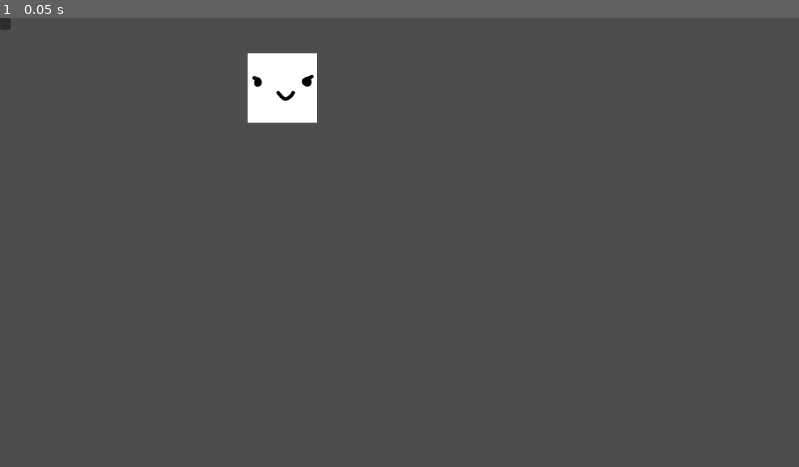
Above: before the commit, frame 1.
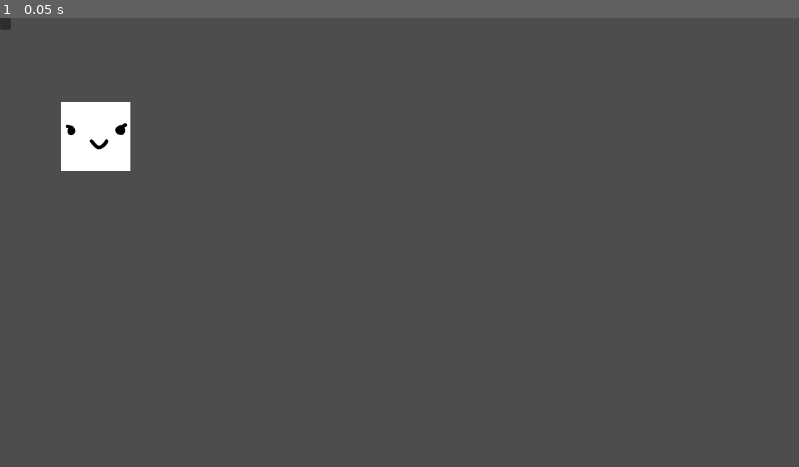
Above: after the commit, the same moment.

Repository: GenericUserIsTaken/AccessHackProj
Game: Godot game, scene res://checklist.tscn
Two runs of this game, one before a commit and one after it. Both use one fixed random seed, a clock stepped at 60 frames per second and the inputs below. The project has no main scene, so this scene is started directly.
Inputs:
- Up to frame 1 (0.05 s): no input

The runs differ from the first frame. In frame 1, 2.7% of the frame differs, in the area x 7-40%, y 7-35%.

Commit message:
merge testing
yuppers

Diff:
--- a/checklist.tscn
+++ b/checklist.tscn
@@ -16,5 +16,5 @@
 offset_bottom = 17.0
 
 [node name="Planeface" type="Sprite2D" parent="."]
-position = Vector2(407, 101)
+position = Vector2(138, 171)
 texture = ExtResource("1_fu510")
